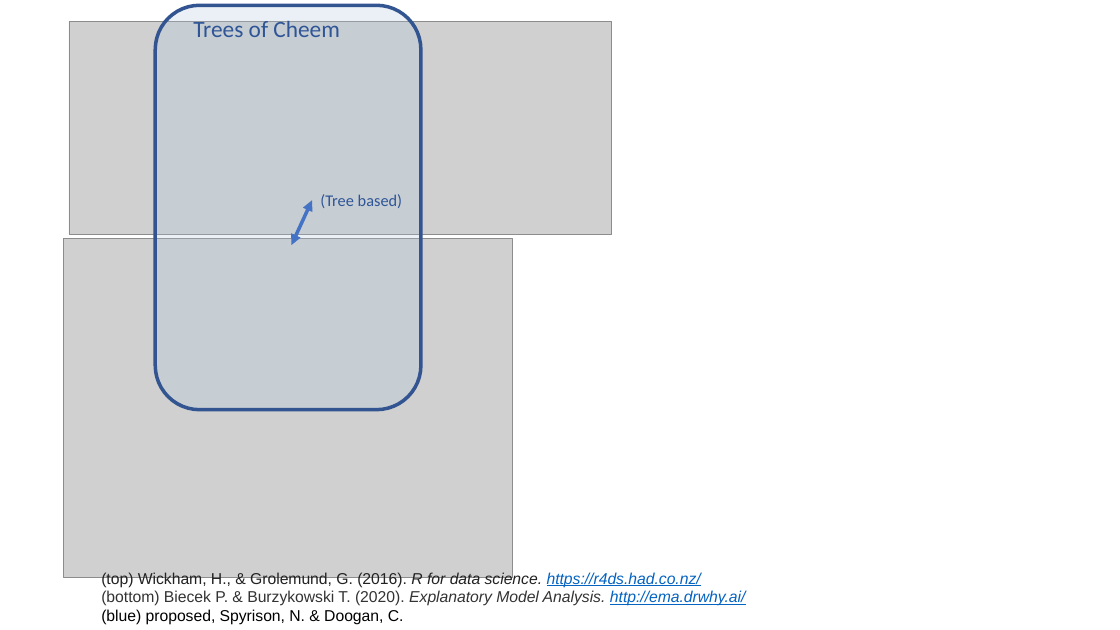
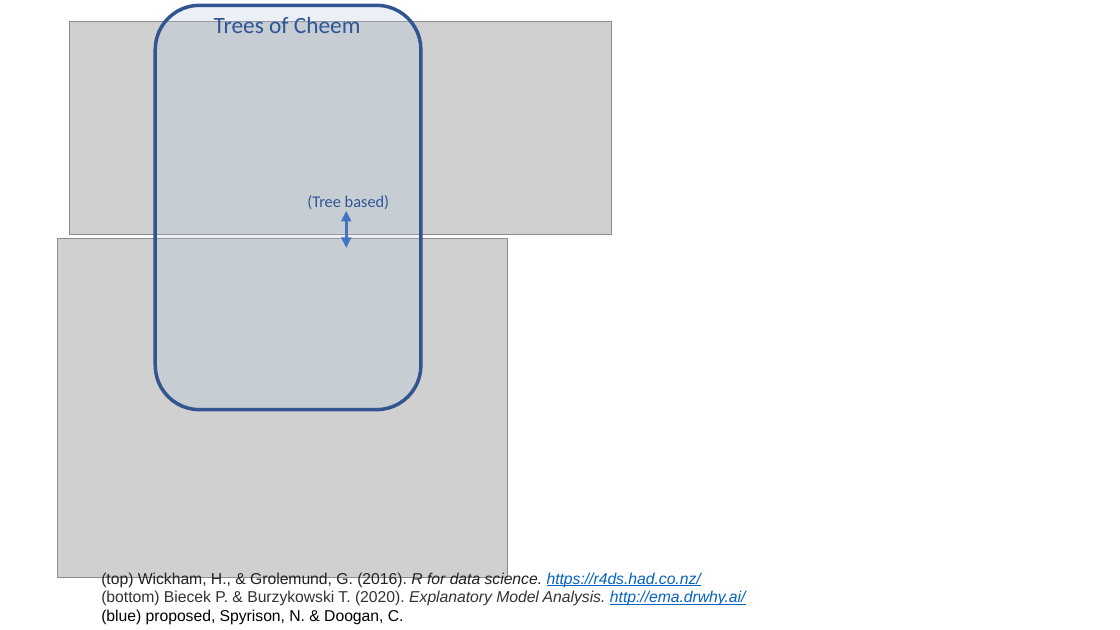
Before and after one commit to nspyrison/ML_EDA, a slide deck: slide 2 of zDesignDrafts/Trees_of_Cheem_pitch.pptx. Drawn at 1120x630 pixels with LibreOffice and Linux fonts; fonts in the diff are those of the drawing; grey boxes stand for pictures. Boxes give left, top, right and bottom in pixels: in the first picture for what was removed or moved away, otherwise in the second. Text is boxed around its words. In the diff, an @@ line names an element or a change of style, - is before the commit and + after.

Commit message:
fix up trees of cheem again(!?)

```diff
--- a/zDesignDrafts/Trees_of_Cheem_pitch.pptx
+++ b/zDesignDrafts/Trees_of_Cheem_pitch.pptx
@@ text "Trees of Cheem" at box(214, 17, 361, 33): alignment left to centre @@
@@ text "(Tree based)": place and size @@
-text "(Tree based)" at box(320, 194, 402, 208)
+text "(Tree based)" at box(307, 195, 389, 212)
@@ picture: place and size @@
-picture at box(63, 239, 513, 577)
+picture at box(58, 239, 507, 577)
@@ double arrow moved from (312, 200) - (292, 245) to (346, 211) - (346, 248) @@
```
Also in this commit, not shown: 1 other slide changed, 3 other files.
